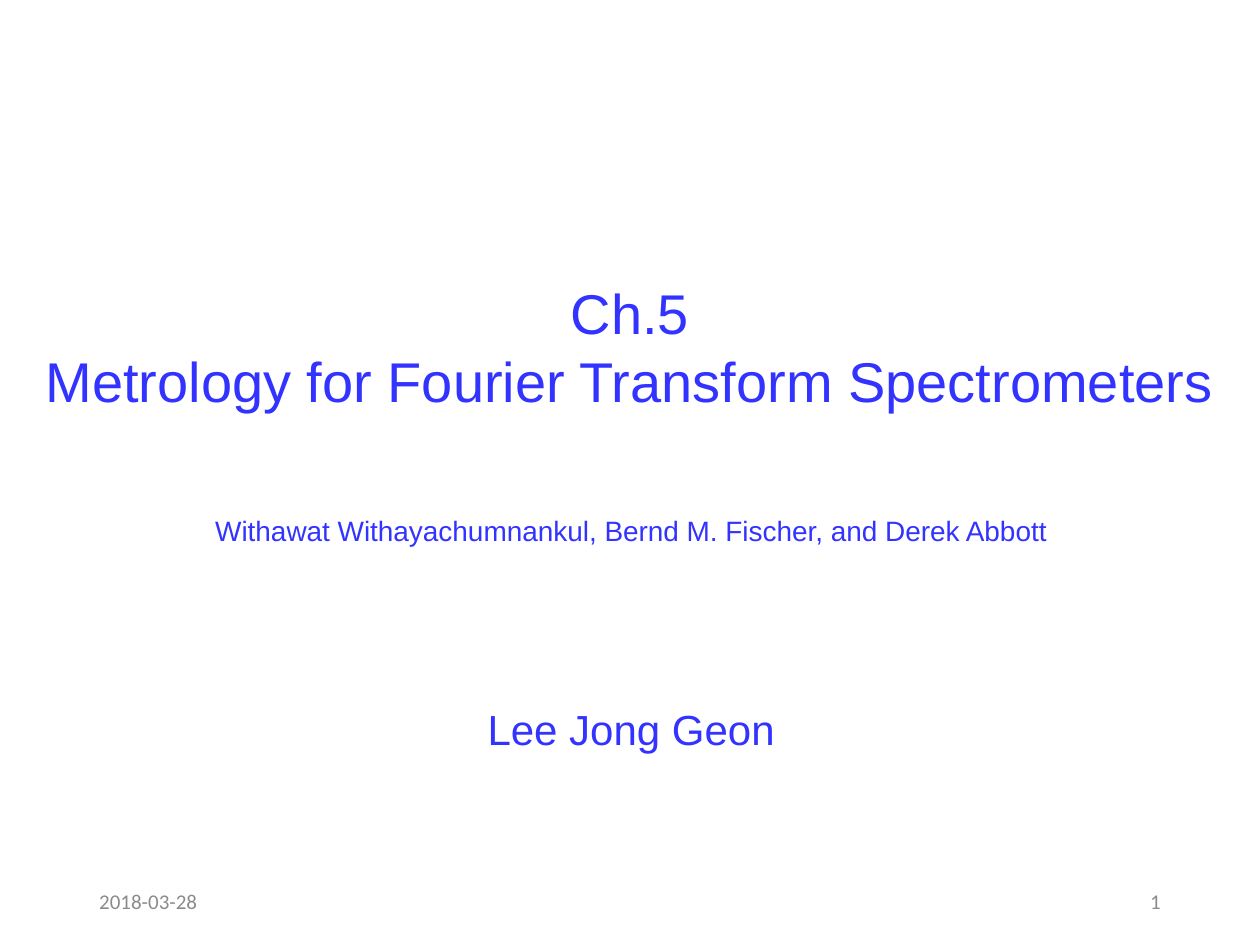
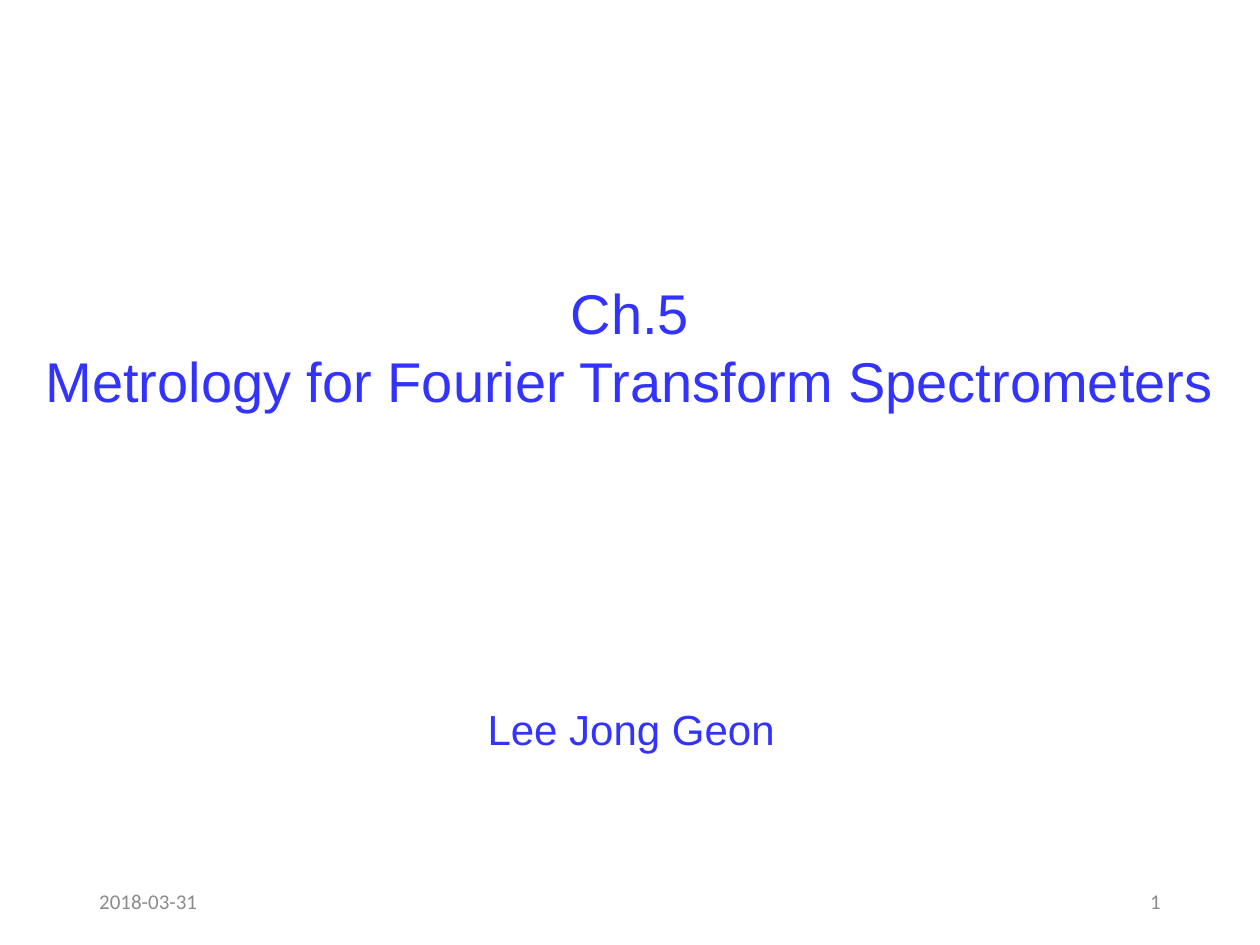
Before and after one commit to jglee96/NBTP_Lab, a slide deck: slide 1 of Terahertz Metrology/Ch5/Terahertz Metrology_Ch5.pptx. Drawn at 1260x945 pixels with LibreOffice and Linux fonts; fonts in the diff are those of the drawing. Boxes give left, top, right and bottom in pixels: in the first picture for what was removed or moved away, otherwise in the second. Text is boxed around its words. In the diff, an @@ line names an element or a change of style, - is before the commit and + after.

```diff
--- a/Terahertz Metrology/Ch5/Terahertz Metrology_Ch5.pptx
+++ b/Terahertz Metrology/Ch5/Terahertz Metrology_Ch5.pptx
@@ text removed at [215, 520, 1047, 546] @@
-Withawat Withayachumnankul, Bernd M. Fischer, and Derek Abbott
@@ text at [99, 895, 197, 909]: text changed @@
-2018-03-28
+2018-03-31
```
Also in this commit, not shown: 12 other slides changed, 4 slides added, 1 other file.
